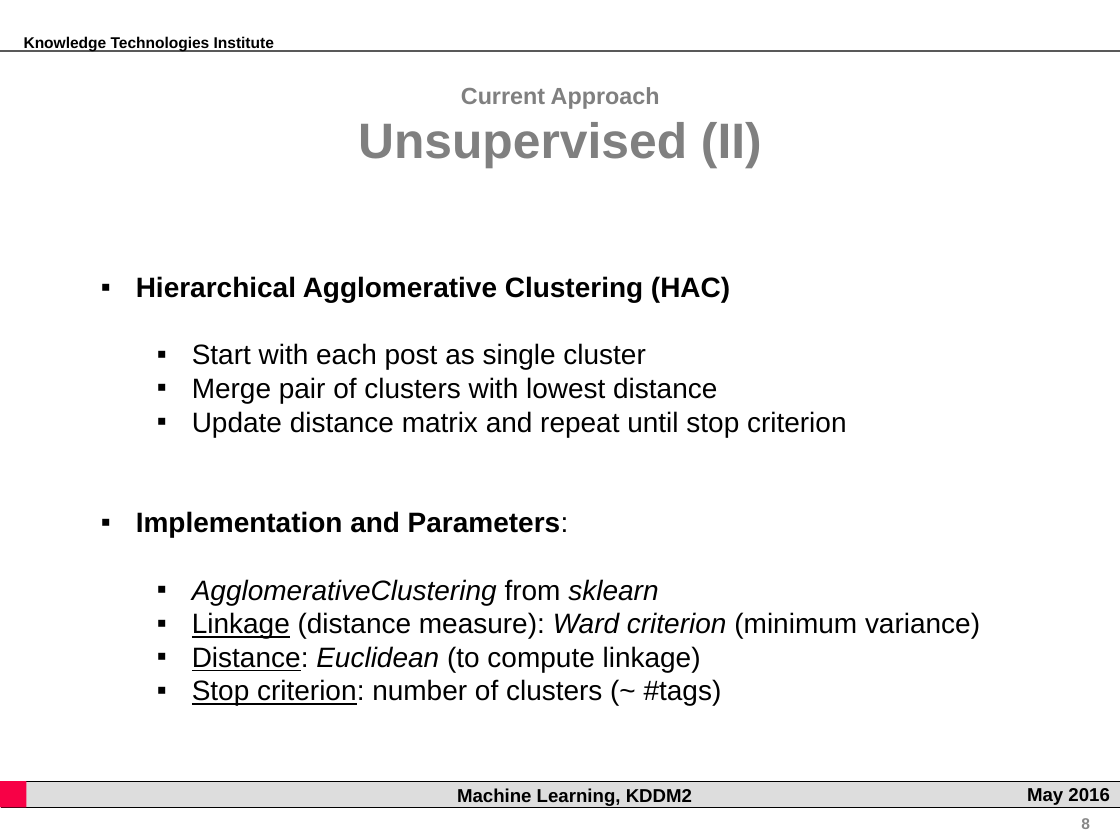
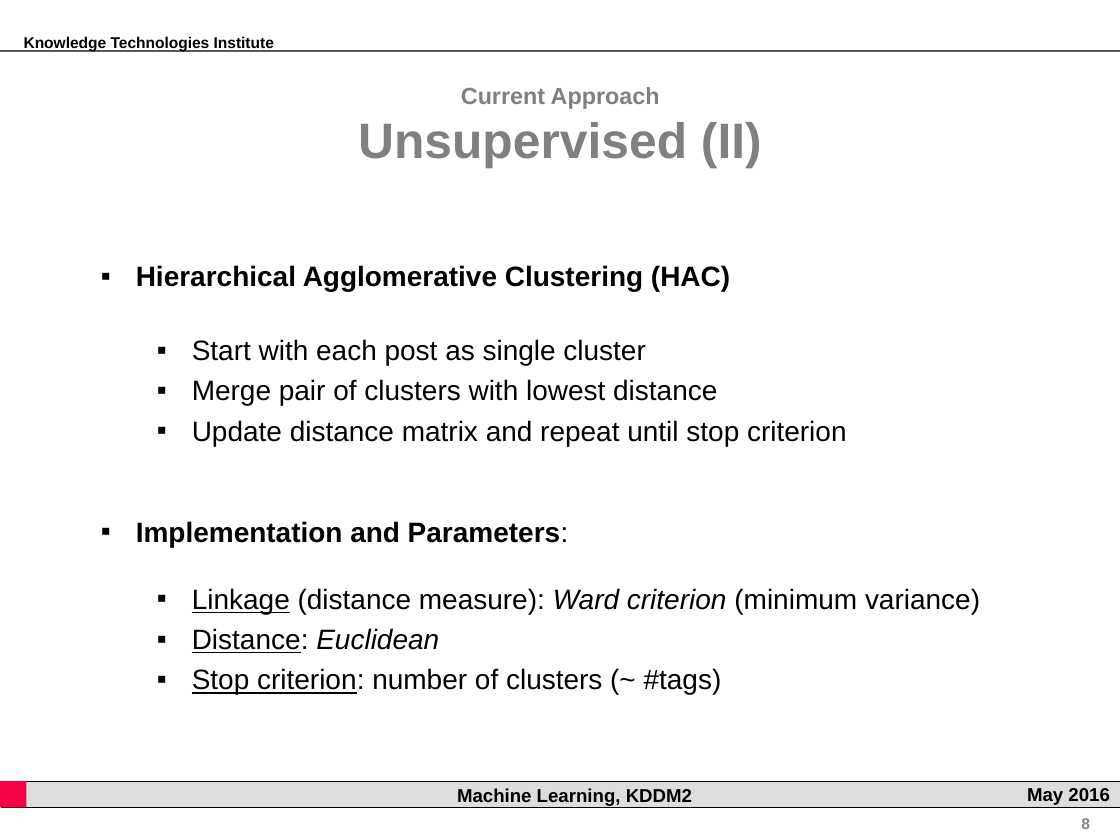
Before and after one commit to rsamer/MLSE, a slide deck: slide 8 of presentation/interim/Presentation.pptx. Drawn at 1120x840 pixels with LibreOffice and Linux fonts; fonts in the diff are those of the drawing; background and template pictures are left out. Boxes give left, top, right and bottom in pixels: in the first picture for what was removed or moved away, otherwise in the second. Text is boxed around its words. In the diff, an @@ line names an element or a change of style, - is before the commit and + after.

```diff
--- a/presentation/interim/Presentation.pptx
+++ b/presentation/interim/Presentation.pptx
@@ text "Hierarchical Agglomerative Clustering (HAC)": place and size @@
-text "Hierarchical Agglomerative Clustering (HAC)" at (136,276,980,706)
+text "Hierarchical Agglomerative Clustering (HAC)" at (136,265,980,695)
@@ text at (192,339,846,695): line spacing 1 to 1.2 @@
@@ text at (192,579,658,605): paragraph removed @@
-  ▪ AgglomerativeClustering from sklearn
@@ text at (192,628,439,653): text changed @@
-  ▪ Distance: Euclidean (to compute linkage)
+  ▪ Distance: Euclidean
```
Also in this commit, not shown: 5 other slides changed.
